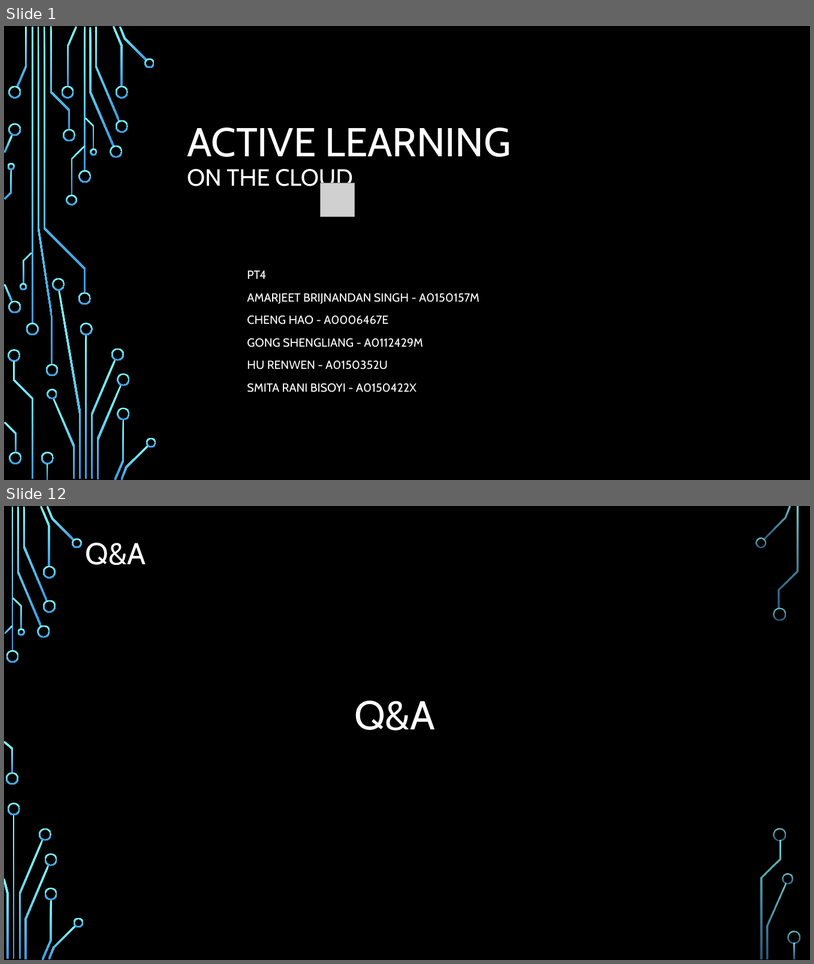
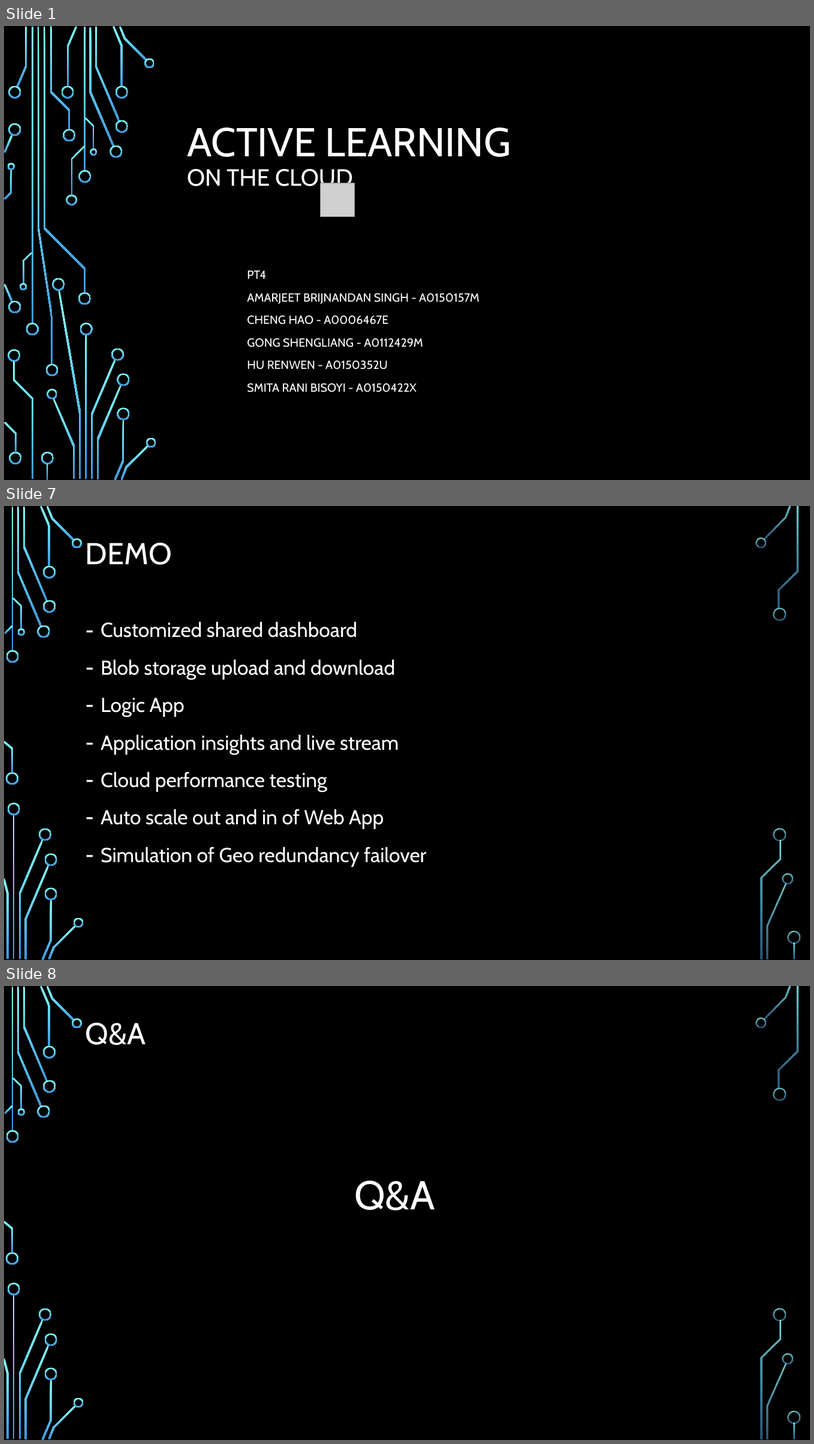
Before and after one commit to chenghao1983/c6c1d99d-502e-4a47-b8f5-35181e48b4fa_PT4, a slide deck: Doc/Active Learning on the Cloud - PT4.pptx. Shown one above the other, each under a label of ours: slides 1 and 12 before the commit, slides 1, 7 and 8 after it; the slides between them are not shown. The pictures are 814x964 and 814x1444 pixels, drawn with LibreOffice and Linux fonts; fonts in the diff are those of the drawing; grey boxes stand for pictures; background and template pictures are left out. Boxes give left, top, right and bottom in pixels: in the first picture for what was removed or moved away, otherwise in the second. Text is boxed around its words. In the diff, an @@ line names an element or a change of style, - is before the commit and + after.

```diff
--- a/Doc/Active Learning on the Cloud - PT4.pptx
+++ b/Doc/Active Learning on the Cloud - PT4.pptx
@@ slide 7 added at (4,506,810,960), background picture (left out); not listed: 36 template elements that a slide beside it also shows @@
@@ title added at (86,543,172,565), 36 pt, text #FFFFFF @@
+DEMO
@@ text added at (101,621,426,867), 24 pt, text #FFFFFF @@
+– Customized shared dashboard
+– Blob storage upload and download
+– Logic App
+– Application insights and live stream
+– Cloud performance testing
+– Auto scale out and in of Web App
+– Simulation of Geo redundancy failover
@@ what was slide 12 is now slide 8 @@
```
Also in this commit, not shown: 5 slides changed, 5 slides removed.
